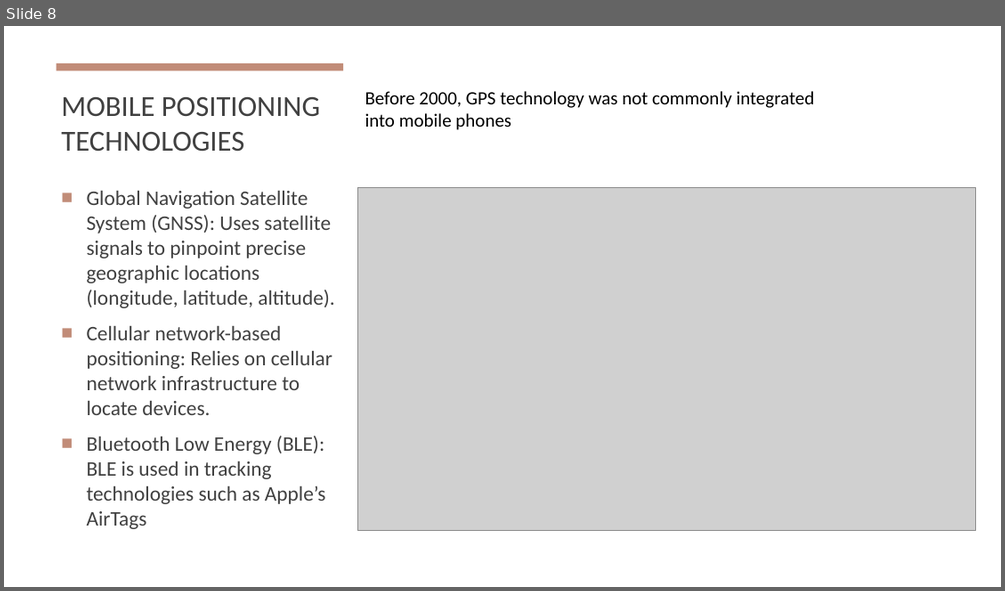
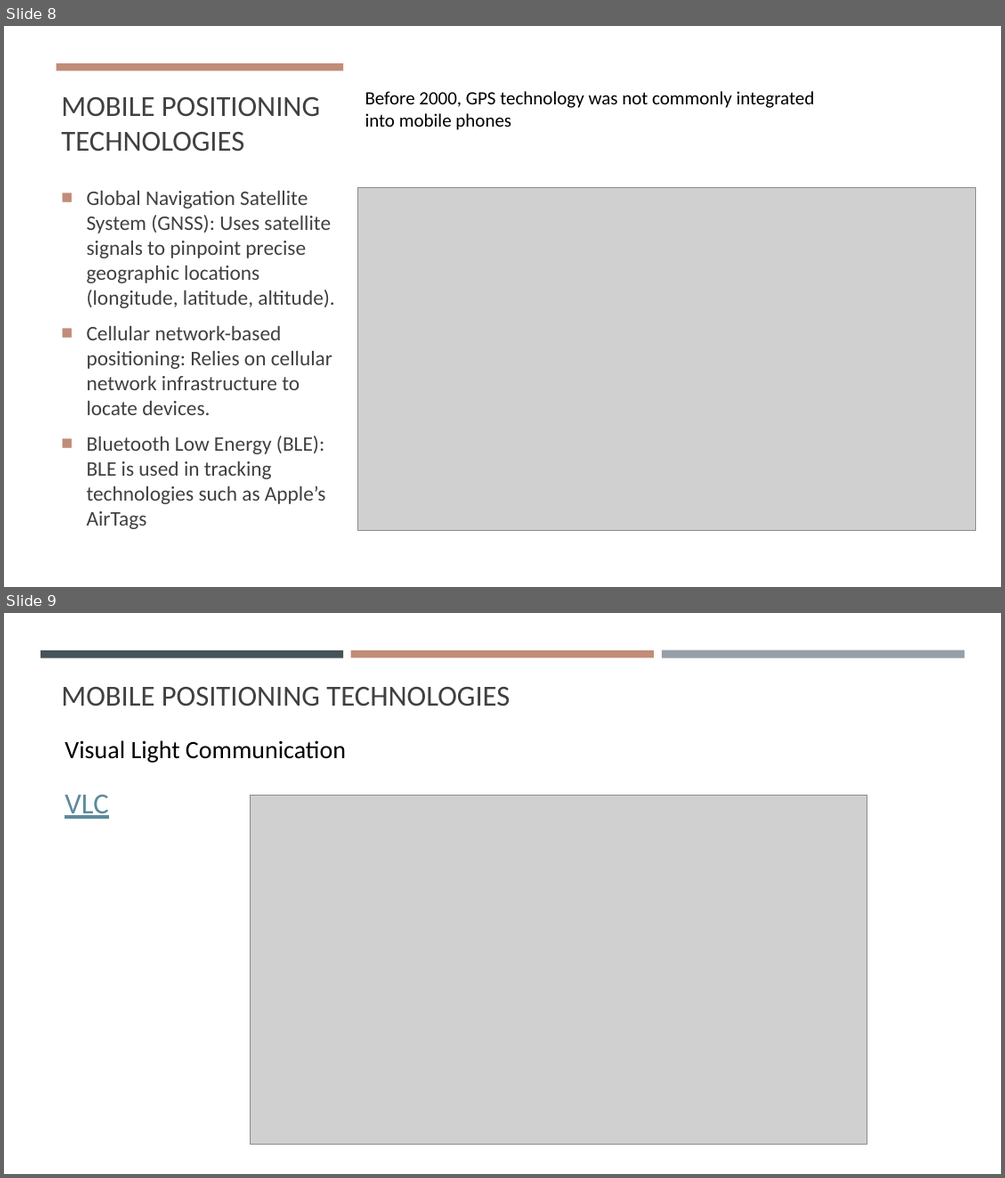
Before and after one commit to gisynw/Field_Techniques, a slide deck: docs/Lectures/Week02/Week02_Intro_To_Field_Technologies.pptx. Shown one above the other, each under a label of ours: slide 8 before the commit, slides 8 and 9 after it. The pictures are 1005x591 and 1005x1178 pixels, drawn with LibreOffice and Linux fonts; fonts in the diff are those of the drawing; grey boxes stand for pictures. Boxes give left, top, right and bottom in pixels: in the first picture for what was removed or moved away, otherwise in the second. Text is boxed around its words. In the diff, an @@ line names an element or a change of style, - is before the commit and + after.

```diff
--- a/docs/Lectures/Week02/Week02_Intro_To_Field_Technologies.pptx
+++ b/docs/Lectures/Week02/Week02_Intro_To_Field_Technologies.pptx
@@ slide 9 added at (4, 613, 1001, 1174), background #FFFFFF @@
@@ rectangle added at (40, 650, 343, 657), fill #465359 @@
@@ rectangle added at (351, 650, 654, 657), fill #C18C78 @@
@@ rectangle added at (662, 650, 964, 658), fill #969FA7 @@
@@ text added at (61, 687, 510, 706), 28 pt, text #404040 @@
+MOBILE POSITIONING TECHNOLOGIES
@@ text added at (65, 740, 346, 763), 24 pt, text #000000 @@
+Visual Light Communication
@@ text added at (65, 795, 108, 819), 28 pt, text #5E8A9B, underline @@
+VLC
@@ picture added at (250, 795, 867, 1144) @@
```
Also in this commit, not shown: 12 slides changed, 5 other slides added, 3 slides removed.
